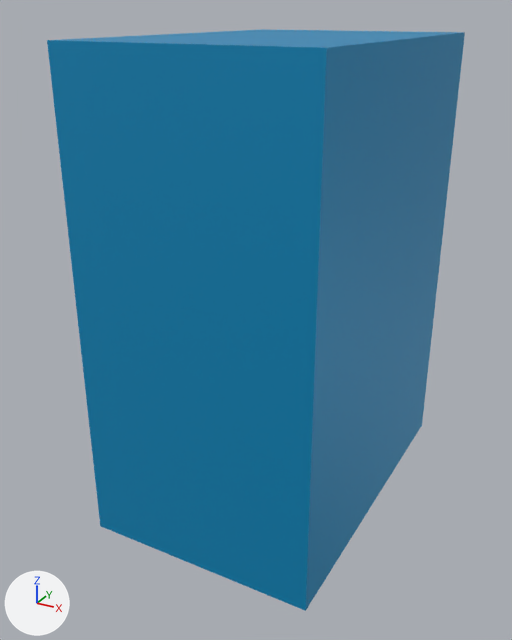
The glTF model Assets/Chaps/All/Chars/Char18/Parts/Char18-Torso.gltf, before and after one commit.
One viewpoint serves both versions: a 50 mm lens placed at (11.25, -4.48, 16.38), pointed at (5.74, 5.54, 11.37). Arrows for +X, +Y and +Z are at lower left; the lights stay in place. The first picture is the older version. Where no turn or scale is listed for an object, it has been applied to the vertices. Vertices at exactly the same position are counted once.
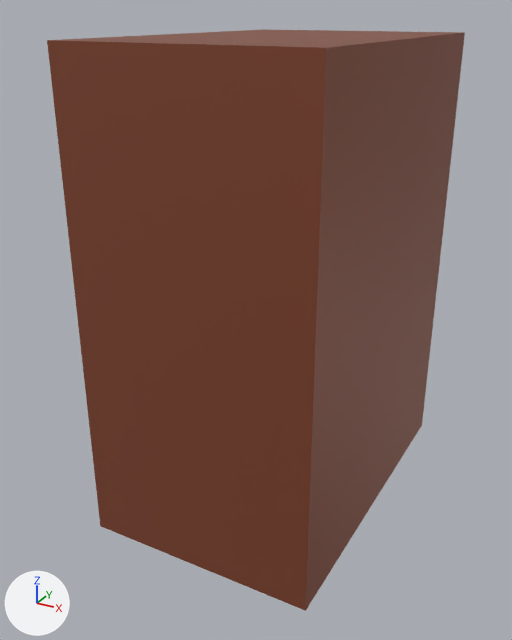
The change in detail:
me_mesh_0 has 210 vertices, 416 faces and spans x 4.0..8.0, y 3.0..9.0, z 8.0..16.0.
me_mesh_0 is used by ob_mesh_0; location (0.0, 0.0, 0.0).
me_mesh_0 part 1: 416 faces centred in x 4.0..8.0, y 3.0..9.0, z 8.0..16.0 are repainted in the vertex colours; the middle colour goes from cyan #008dc1 to brown #864932.

Pixel boxes [x1, y1, x2, y2] of what changed, in the pictures (512 x 640 px):
part 1 of me_mesh_0, recoloured (cyan to brown)
    both: [47, 29, 465, 611]
